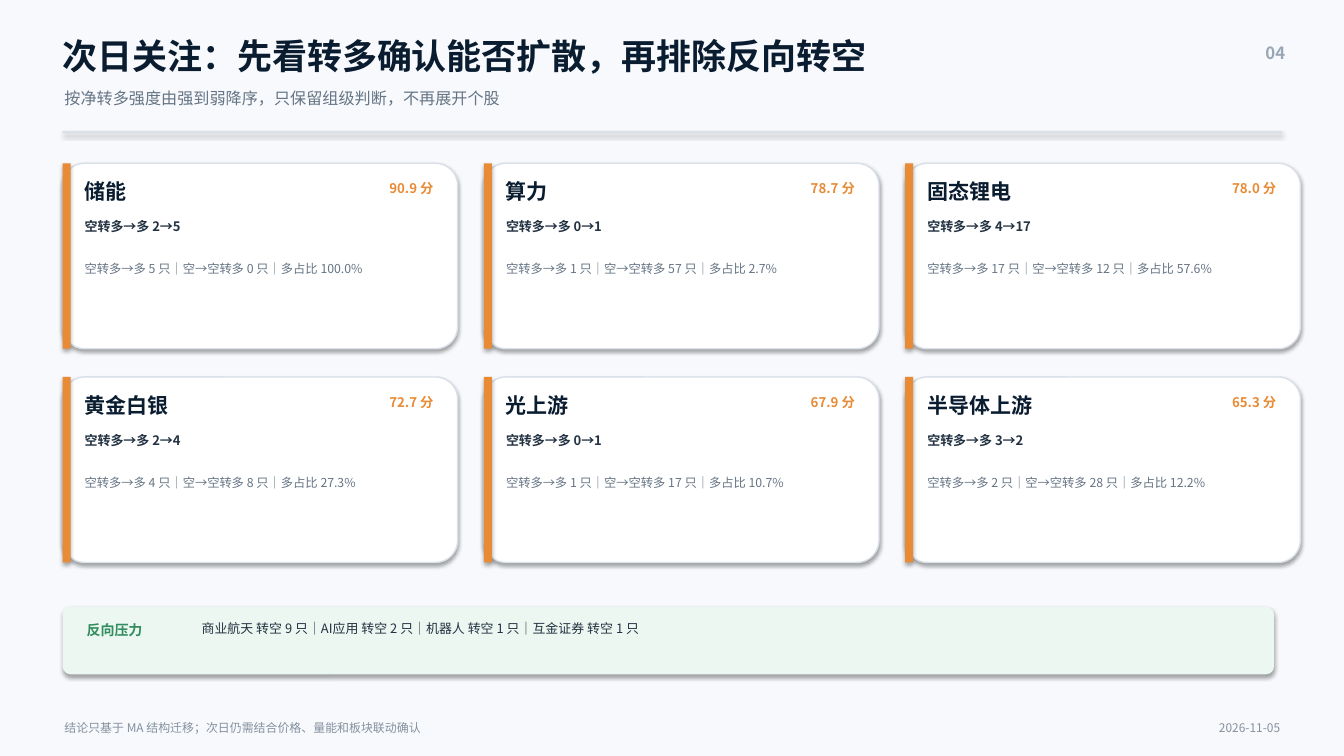
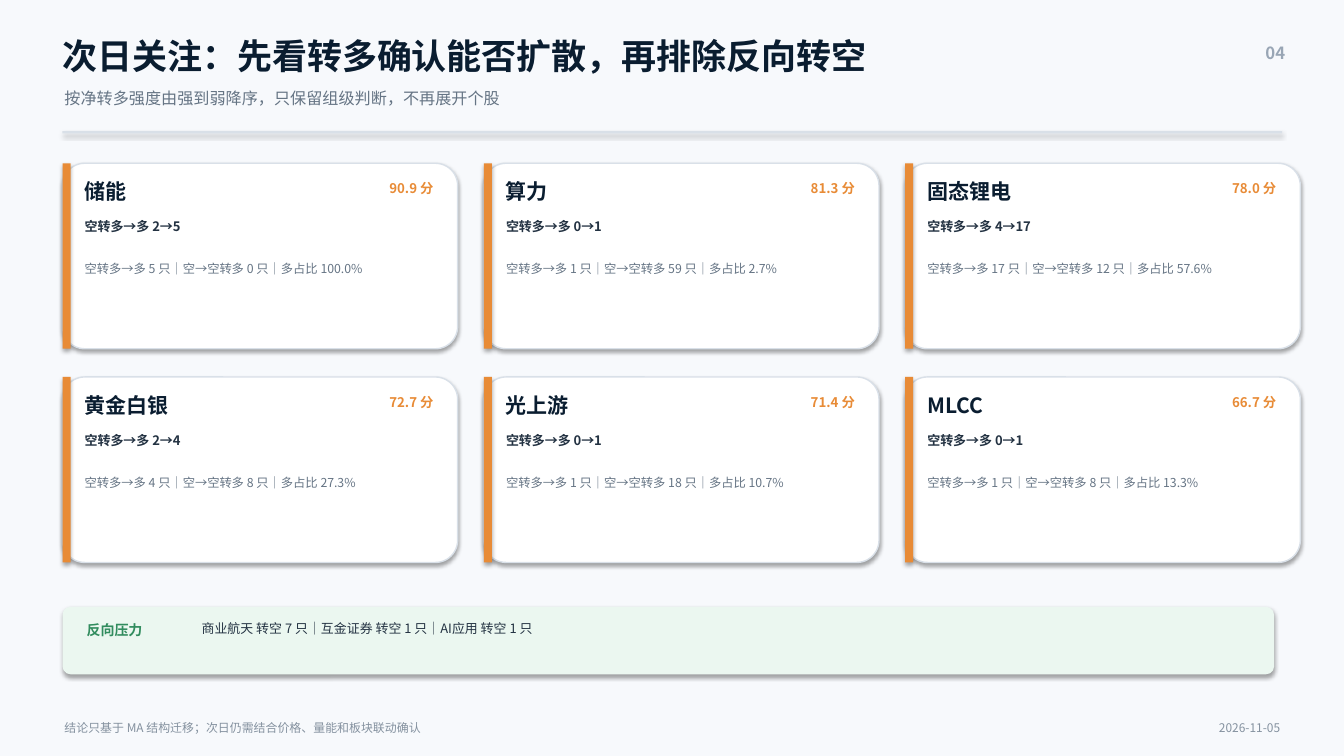
Before and after one commit to nancybhc/a-share-blast-lab, a slide deck: slide 4 of assets/多空阶段简报_2026-11-05.pptx. Drawn at 1344x756 pixels with LibreOffice and Linux fonts; fonts in the diff are those of the drawing. Boxes give left, top, right and bottom in pixels: in the first picture for what was removed or moved away, otherwise in the second. Text is boxed around its words. In the diff, an @@ line names an element or a change of style, - is before the commit and + after.

```diff
--- a/assets/多空阶段简报_2026-11-05.pptx
+++ b/assets/多空阶段简报_2026-11-05.pptx
@@ text at (811, 182, 855, 194): text changed @@
-78.7 分
+81.3 分
@@ text at (506, 262, 777, 274): text changed @@
-空转多→多 1 只｜空→空转多 57 只｜多占比 2.7%
+空转多→多 1 只｜空→空转多 59 只｜多占比 2.7%
@@ text at (811, 396, 855, 408): text changed @@
-67.9 分
+71.4 分
@@ text at (927, 397, 983, 414): text changed @@
-半导体上游
+MLCC
@@ text at (1232, 396, 1276, 408): text changed @@
-65.3 分
+66.7 分
@@ text at (927, 434, 1023, 446): text changed @@
-空转多→多 3→2
+空转多→多 0→1
@@ text at (506, 476, 784, 488): text changed @@
-空转多→多 1 只｜空→空转多 17 只｜多占比 10.7%
+空转多→多 1 只｜空→空转多 18 只｜多占比 10.7%
@@ text at (927, 476, 1198, 488): text changed @@
-空转多→多 2 只｜空→空转多 28 只｜多占比 12.2%
+空转多→多 1 只｜空→空转多 8 只｜多占比 13.3%
@@ text at (202, 622, 533, 635): text changed @@
-商业航天 转空 9 只｜AI应用 转空 2 只｜机器人 转空 1 只｜互金证券 转空 1 只
+商业航天 转空 7 只｜互金证券 转空 1 只｜AI应用 转空 1 只
```
Also in this commit, not shown: 2 other slides changed, 6 other files.
